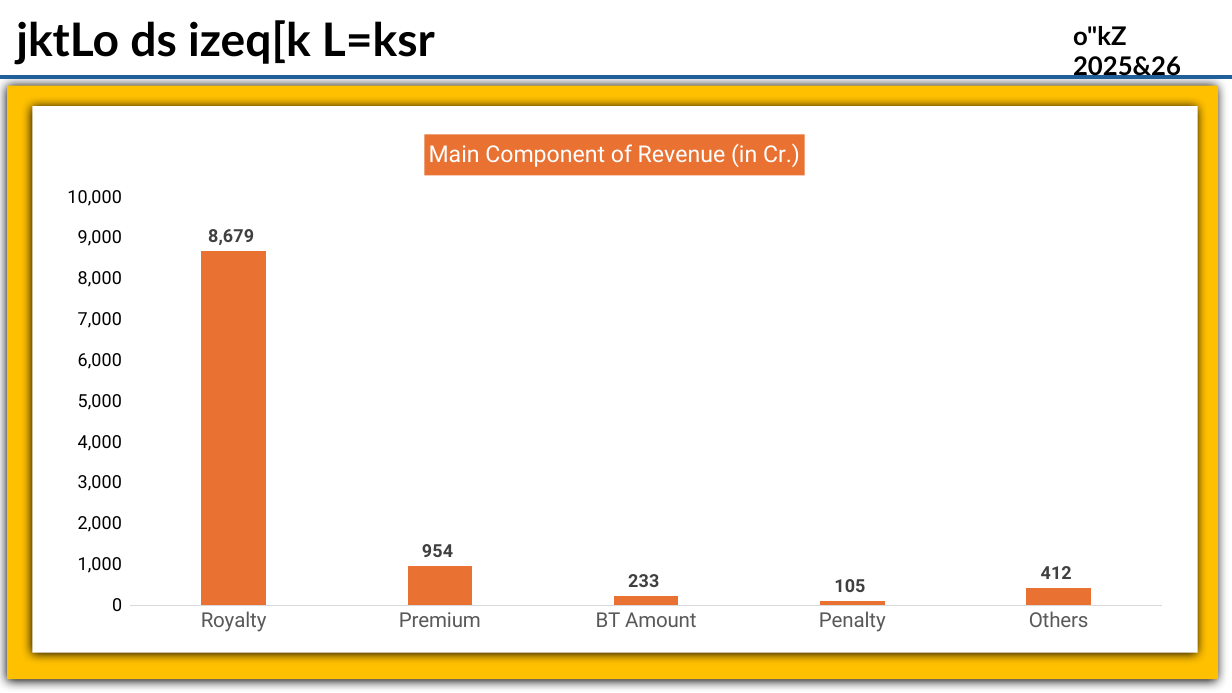
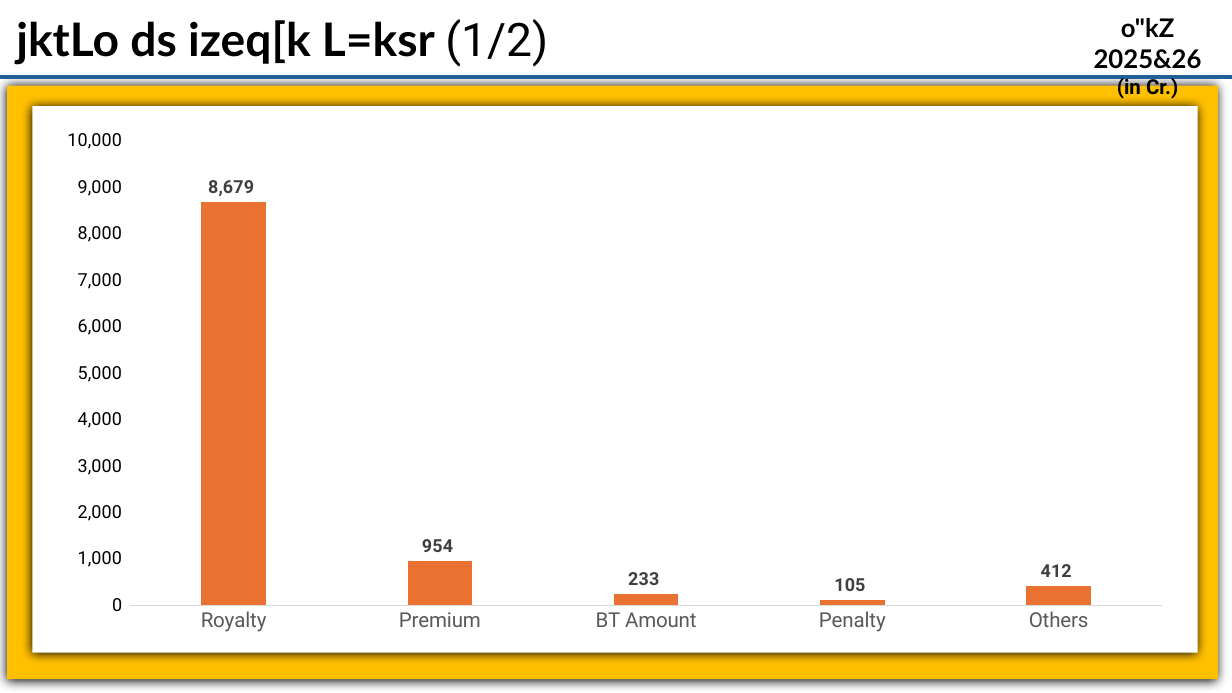
Before and after one commit to ITMSAnalyticsTeam/Common_Folder, a slide deck: slide 3 of HCM_Meeting_5_5_2026.pptx. Drawn at 1232x693 pixels with LibreOffice and Linux fonts; fonts in the diff are those of the drawing. Boxes give left, top, right and bottom in pixels: in the first picture for what was removed or moved away, otherwise in the second. Text is boxed around its words. In the diff, an @@ line names an element or a change of style, - is before the commit and + after.

```diff
--- a/HCM_Meeting_5_5_2026.pptx
+++ b/HCM_Meeting_5_5_2026.pptx
@@ text at (16, 19, 548, 67): text changed @@
-jktLo ds izeq[k L=ksr
+jktLo ds izeq[k L=ksr (1/2)
@@ text "o"kZ 2025&26": place and size @@
-text "o"kZ 2025&26" at (1073, 26, 1181, 79)
+text "o"kZ 2025&26" at (1094, 18, 1202, 100)
@@ text at (1094, 18, 1202, 69): alignment left to centre @@
@@ text at (1117, 75, 1178, 100): paragraph added @@
+(in Cr.)
@@ column chart at (44, 119, 1185, 642) @@
@@ title "Main Component of Revenue (in Cr.) " removed @@
```
Also in this commit, not shown: 9 other slides changed, 1 other file.
